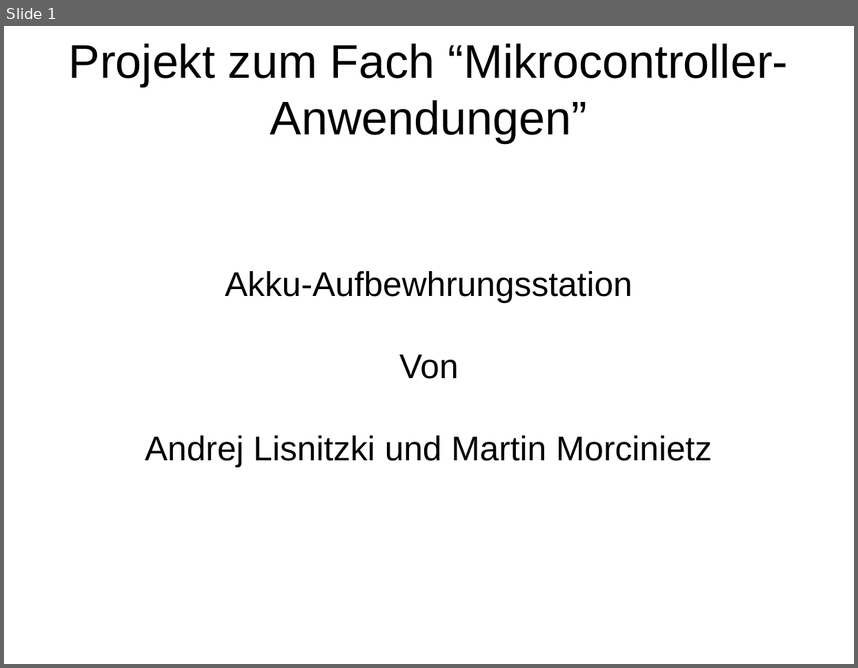
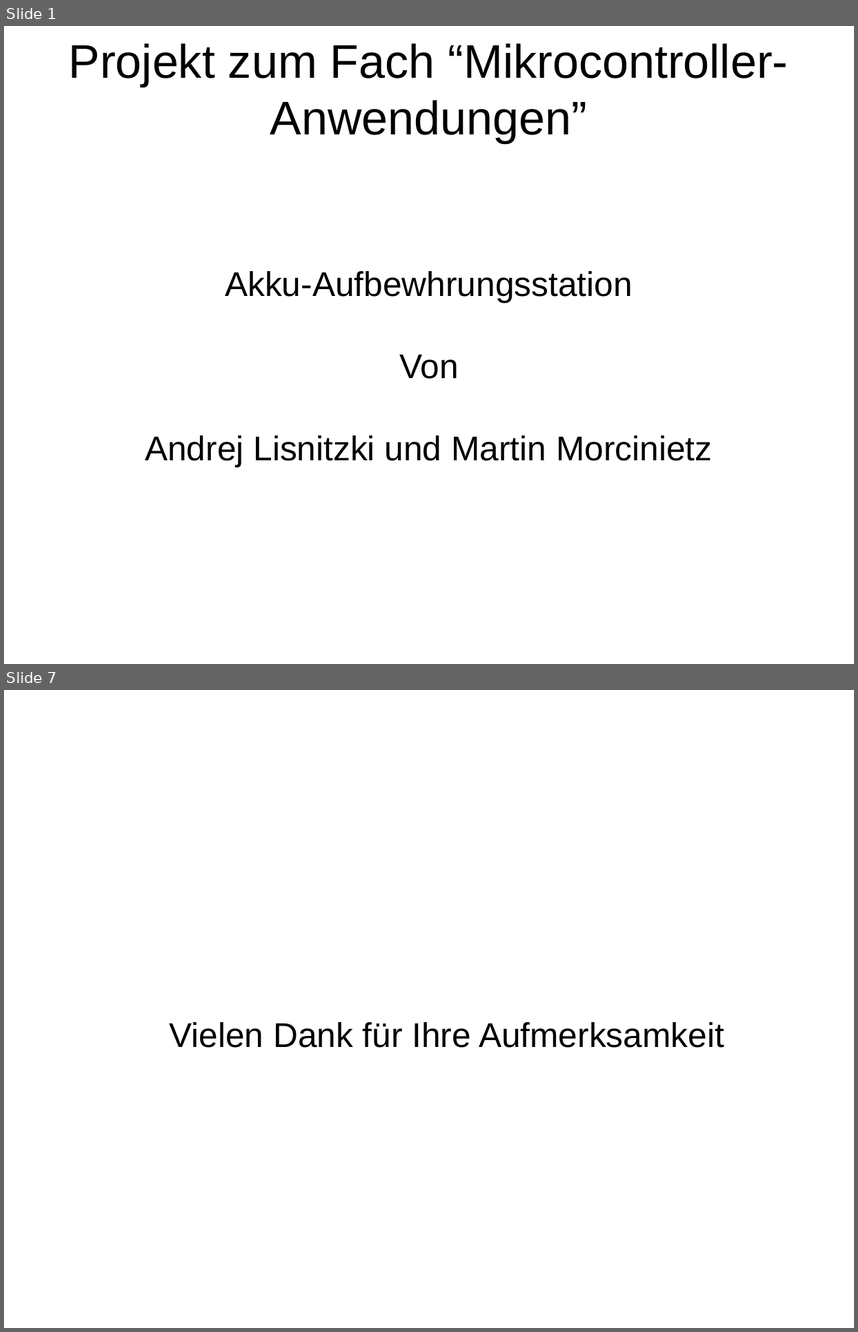
Before and after one commit to celentanos/mca, a slide deck: Vortrag.odp. Shown one above the other, each under a label of ours: slide 1 before the commit, slides 1 and 7 after it; the slides between them are not shown. The pictures are 858x668 and 858x1332 pixels, drawn with LibreOffice and Linux fonts; fonts in the diff are those of the drawing; background and template pictures are left out. Boxes give left, top, right and bottom in pixels: in the first picture for what was removed or moved away, otherwise in the second. Text is boxed around its words. In the diff, an @@ line names an element or a change of style, - is before the commit and + after.

```diff
--- a/Vortrag.odp
+++ b/Vortrag.odp
@@ slide 7 added at (4, 690, 854, 1328), background picture (left out) @@
@@ text added at (169, 1022, 724, 1047), 32 pt, text #000000 @@
+Vielen Dank für Ihre Aufmerksamkeit
```
Also in this commit, not shown: 1 slide changed, 4 other slides added, 1 slide removed.
